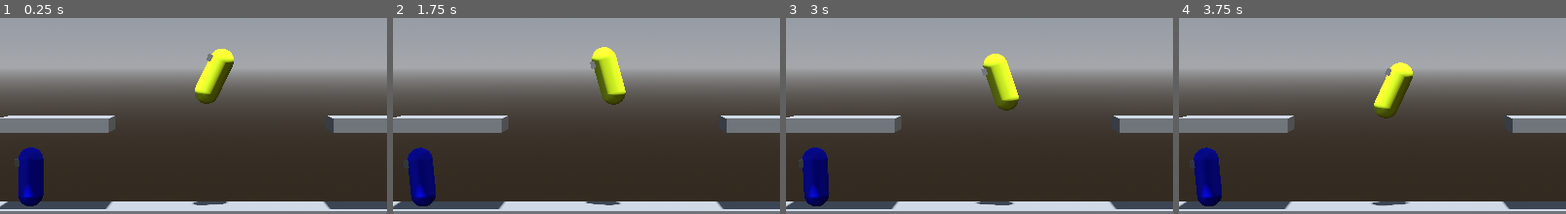
Above: before the commit, frames 1-4 (left to right).
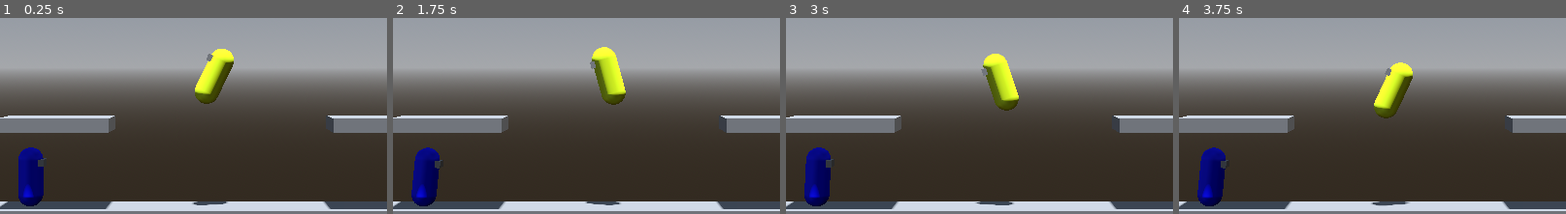
Above: after the commit, the same moments.

Repository: CocoMarck/SuperSmashTux
Game: Godot game, scene res://scenes/main.tscn
The game is run twice, just before and just after one commit, with the same random seed, the same clock (stepped at 60 frames per second) and the same inputs.
Inputs:
- Up to frame 1 (0.25 s): no input
- Up to frame 2 (1.75 s): no input
- Up to frame 3 (3 s): no input
- Up to frame 4 (3.75 s): no input
The pictures show only the part of the screen within x 22-71%, y 32-82%; the shares and areas given below are measured in that part.

The runs differ from the first frame. In frame 1, 0.1% of the frame differs, in the area x 3-13%, y 71-76%; in frame 2, 0.8%, in the area x 2-13%, y 66-97%; in frame 3, 0.4%; in frame 4, 0.8%.

Commit message:
Refactored code comments

Diff:
--- a/scenes/main.tscn
+++ b/scenes/main.tscn
@@ -94,7 +94,7 @@
 [node name="Player2" parent="." unique_id=2005389870 instance=ExtResource("2_sugp2")]
 transform = Transform3D(3, 0, 0, 0, 3, 0, 0, 0, 3, -14, 5, 0)
 script = ExtResource("3_jyhfs")
-player_id = 0
+player_id = 1
 actions = {
 "attack": "player2_attack",
 "jump": "player2_jump",
@@ -103,6 +103,7 @@
 "move_right": "player2_move_right",
 "move_up": "player2_move_up"
 }
+init_looking_at_right = true
 material = ExtResource("5_tbgi4")
 
 [node name="NPCFake" parent="." unique_id=475649309 instance=ExtResource("2_sugp2")]
--- a/scripts/character.gd
+++ b/scripts/character.gd
@@ -13,12 +13,12 @@
 @export var jump_impulse: int = 25
 @export var init_looking_at_right: bool = false
 
-# Propiedades publicas | Apariencia
+# Propiedades publicas | Apariencia.
 @export_group("Apariencia")
 @export var material: Material = null
 @export var mesh: Mesh = null
 
-# Propiedades privadas | Movimientos
+# Propiedades privadas | Deteccion de inputs.
 var _move_left: bool = false
 var _move_right: bool = false
 var _move_up: bool = false
@@ -27,7 +27,7 @@
 var _attack: bool = false
 var _power_attack: bool = false
 
-# Propiedades privadas | Velocidad y salto
+# Propiedades privadas | Velocidad y salto.
 var _direction: Vector3 = Vector3.ZERO
 var _target_velocity: Vector3 = Vector3.ZERO
 var _jump_count: int = 0
@@ -35,11 +35,11 @@
 var _air_count: int = 0
 var _fall_acceleration_multiplier: float = 1.0
 
-# Propiedades privadas | Hitbox daño a los enemigos locos.
+# Propiedades privadas | Hitbox de daño a los enemigos locos.
 var _hitbox_count: float = 0.0
 var _spawned_hitbox: Area3D = null
 
-# Propiedades privadas | Ataques
+# Propiedades privadas | Ataques.
 var _attack_count: float = 0.0
 var _current_attack: FightMove = null
 var _attacks: Attacks = Attacks.new()
@@ -61,6 +61,8 @@
 	'''
 	Funcion de procesamiento de fisicas.
 	'''
+
+	# Detectar inputs, señales y otros estados del personaje
 	_collect_input()
 	var gravity_signals = _vertical_force(delta, _fall_acceleration_multiplier)
 	var move_signals = _move(delta, gravity_signals)
@@ -74,6 +76,9 @@
 
 # Funciones de apariencia
 func _get_initial_facing() -> Vector3:
+	'''
+	Determinar hacia donde mira el character al iniciar, segun configuracion del editor.
+	'''
 	if init_looking_at_right:
 		return Vector3.RIGHT
 	else:
@@ -98,6 +103,7 @@
 # Funciones hitbox de ataque.
 func _spawn_hitbox(position: Vector3) -> void:
 	_spawned_hitbox = HITBOX_SCENE.instantiate()
+	# Swap de ejes: el "adelante" (x) del FightMove cae en z del Pivot, y z en x invertido.
 	var fixed_position := Vector3(position.z, position.y, position.x*-1)
 	_spawned_hitbox.position = fixed_position
 	$Pivot.add_child(_spawned_hitbox)
@@ -109,6 +115,9 @@
 		print(body.name, " recibio trancazo")
 
 func _clear_hitbox() -> void:
+	'''
+	Eliminar el hitbox activo, si existe.
+	'''
 	if _spawned_hitbox != null:
 		_spawned_hitbox.queue_free()
 		_spawned_hitbox = null
@@ -168,7 +177,7 @@
 	if horizontal_move:
 		_direction = _get_move_direction()
 
-	# Gravedad descender mas rapido
+	# Gravedad descender mas rapido | Caida rapida: abajo en el aire cae al doble, saltar restaura la normal.
 	if not on_floor:
 		if _move_down:
 			_fall_acceleration_multiplier = 2
@@ -193,6 +202,7 @@
 	# Salto | Aplicar salto normal o doble segun el caso.
 	if jump_pressed and _jump_count < MAX_JUMPS:
 		_target_velocity.y = jump_impulse
+		# Si ya estaba en el aire sin saltar (se cayo), este salto consume todos para no regalar saltos extra.
 		if _air_count > 0:
 			_jump_count = MAX_JUMPS
 		else:
@@ -212,33 +222,33 @@
 	var direction = signals["direction"]
 	var tv = signals["target_velocity"]
 
-	# Normal move
+	# Movimiento normal
 	var moving = direction.x != 0.0
 	var jumping = tv.y > 0
 	var falling = not jumping and not on_floor
 
-	# On floor fight
+	# Estado en piso
 	var neutral = (on_floor and not moving) and (not _move_up and not _move_down)
 	var running = on_floor and moving
 	var neutral_crouch = (on_floor and not moving) and _move_down
 
-	# On air fight
+	# Estado en aire
 	var neutral_air = (not on_floor and not moving) and (not _move_up and not _move_down)
 	var air_move = not on_floor and moving
 	var air_down = not on_floor and _move_down
 
 	return {
-		# Normal move
+		# Movimiento normal
 		"moving": moving,
 		"jumping": jumping,
 		"falling": falling,
 
-		# On floor fight
+		# Estado en piso
 		"neutral": neutral,
 		"running": running,
 		"neutral_crouch": neutral_crouch,
 
-		# On air fight
+		# Estado en aire
 		"neutral_air": neutral_air,
 		"air_move": air_move,
 		"air_down": air_down,
@@ -246,12 +256,12 @@
 
 func _fight(delta: float, states: Dictionary) -> void:
 	'''
-	Este evento sobrepaza el move.
-	Si es necesario deja inoovil al player (para terminar ataque correctamente). Tambien sobrescribe estados.
+	Este evento sobrepasa el move.
+	Si es necesario deja inmovil al player (para terminar ataque correctamente). Tambien sobrescribe estados.
 	Se puede hacer modificando `_target_velocity.x` a cero. Y states a false o true segun el caso.
 	'''
 	if _attack and _current_attack == null:
-		# On floor attack
+		# Ataque en piso
 		var init_attack = true
 		if states["neutral"]:
 			_current_attack = _attacks.neutral
@@ -260,7 +270,7 @@
 		elif states["neutral_crouch"]:
 			_current_attack = _attacks.crouch
 
-		# On air attack
+		# Ataque en aire
 		elif states["neutral_air"]:
 			_current_attack = _attacks.neutral_air
 		elif states["air_down"]:
@@ -290,6 +300,7 @@
 			_current_attack = null
 		else:
 			_attack_count += delta
+			# Mantener el contador en cero mientras dure el ataque; solo cuenta cuando el hitbox ya existe.
 			_hitbox_count = 0
 	if _spawned_hitbox != null:
 		_hitbox_count += delta
--- a/scripts/global_constants.gd
+++ b/scripts/global_utils.gd
@@ -1,5 +1,5 @@
 # Archivo de constantes y enumeraciones globales del proyecto.
-class_name GlobalConstants
+class_name GlobalUtils
 
 # Enumeracion de IDs posibles de jugadores.
 enum PlayerId { PLAYER_1, PLAYER_2 }
--- a/scripts/npc.gd
+++ b/scripts/npc.gd
@@ -1,12 +1,12 @@
 extends Character
-'''
-El NPC, pos se mueve solo.
-'''
+class_name NPC
 
+# Funciones | Input del npc.
 func _collect_input() -> void:
 	'''
-	Nomas para que salte como loquita el npc
+	Nomas para que salte como loquita el npc (sapeee)
 	'''
+	# Todavia no tiene movimiento horizontal, solo salta en su lugar.
 	_move_left = false
 	_move_right = false
 	_move_up = false
--- a/scripts/player.gd
+++ b/scripts/player.gd
@@ -1,10 +1,8 @@
 extends Character
-'''
-El player, pos espera input.
-'''
+class_name Player
 
-@export var player_id: GlobalConstants.PlayerId
-
+# Propiedades publicas | Identificacion y mapeo de controles del jugador.
+@export var player_id: GlobalUtils.PlayerId
 @export var actions = {
 	"move_left": "",
 	"move_right": "",
@@ -14,6 +12,7 @@
 	"attack": ""
 }
 
+# Funciones | Input del jugador.
 func _collect_input() -> void:
 	'''
 	Obtener data de input del user.
@@ -22,6 +21,8 @@
 	for value in actions.values():
 		if value == "":
 			return
+
+	# Leer los inputs configurados para el jugador.
 	_move_left = Input.is_action_pressed(actions["move_left"])
 	_move_right = Input.is_action_pressed(actions["move_right"])
 	_move_up = Input.is_action_pressed(actions["move_up"])
--- a/scripts/spawn_point.gd
+++ b/scripts/spawn_point.gd
@@ -1,4 +1,5 @@
 extends Marker3D
+class_name SpawnPoint
 
 # Constantes del script.
 const CHARACTER_PREFAB = preload("res://prefabs/character.tscn")
@@ -6,26 +7,26 @@
 const NPC_SCRIPT = preload("res://scripts/npc.gd")
 
 # Propiedades publicas del script.
-@export var entity_type: GlobalConstants.EntityType = GlobalConstants.EntityType.PLAYER
-@export var player_id: GlobalConstants.PlayerId
+@export var entity_type: GlobalUtils.EntityType = GlobalUtils.EntityType.PLAYER
+@export var player_id: GlobalUtils.PlayerId
 
 func _ready() -> void:
 	# Instanciar un nuevo personaje y asignarle el script segun el tipo de entidad.
 	var character = CHARACTER_PREFAB.instantiate()
 
 	match entity_type:
-		GlobalConstants.EntityType.PLAYER:
+		GlobalUtils.EntityType.PLAYER:
 			character.set_script(PLAYER_SCRIPT)
 			character.player_id = player_id
 
 			# Establecer la direccion de vista del jugador segun su ID.
 			match player_id:
-				GlobalConstants.PlayerId.PLAYER_1:
+				GlobalUtils.PlayerId.PLAYER_1:
 					character.init_looking_at_right = true
-				GlobalConstants.PlayerId.PLAYER_2:
+				GlobalUtils.PlayerId.PLAYER_2:
 					character.init_looking_at_right = false
 
-		GlobalConstants.EntityType.NPC:
+		GlobalUtils.EntityType.NPC:
 			character.set_script(NPC_SCRIPT)
 
 	# Posicionar al personaje en este punto de spawn, como hijo directo de la escena.
Not shown, removed: scripts/global_constants.gd.uid
Not shown, added: scripts/global_utils.gd.uid
Not shown, changed: .claude/agents/programador-gdscript.md
Not shown, added: .claude/skills/comentar-codebase/SKILL.md
Not shown, changed: AGENTS.md
